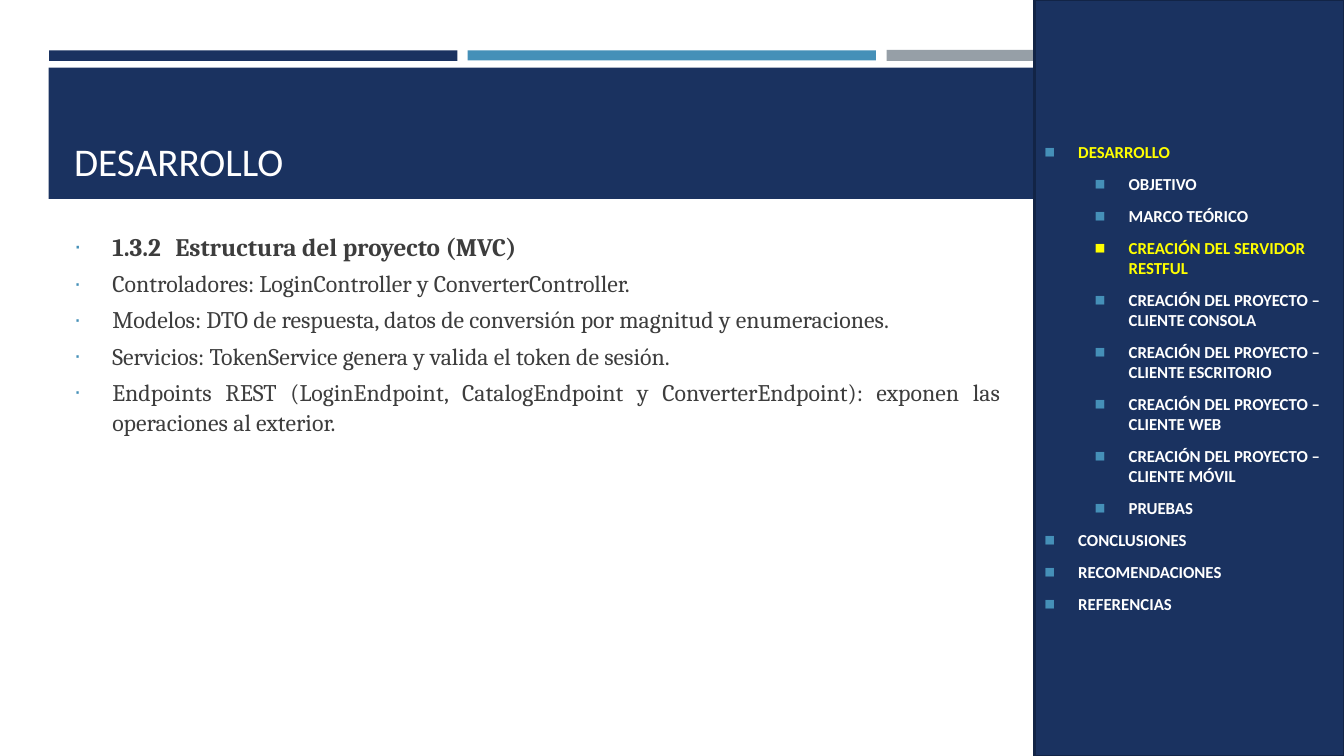
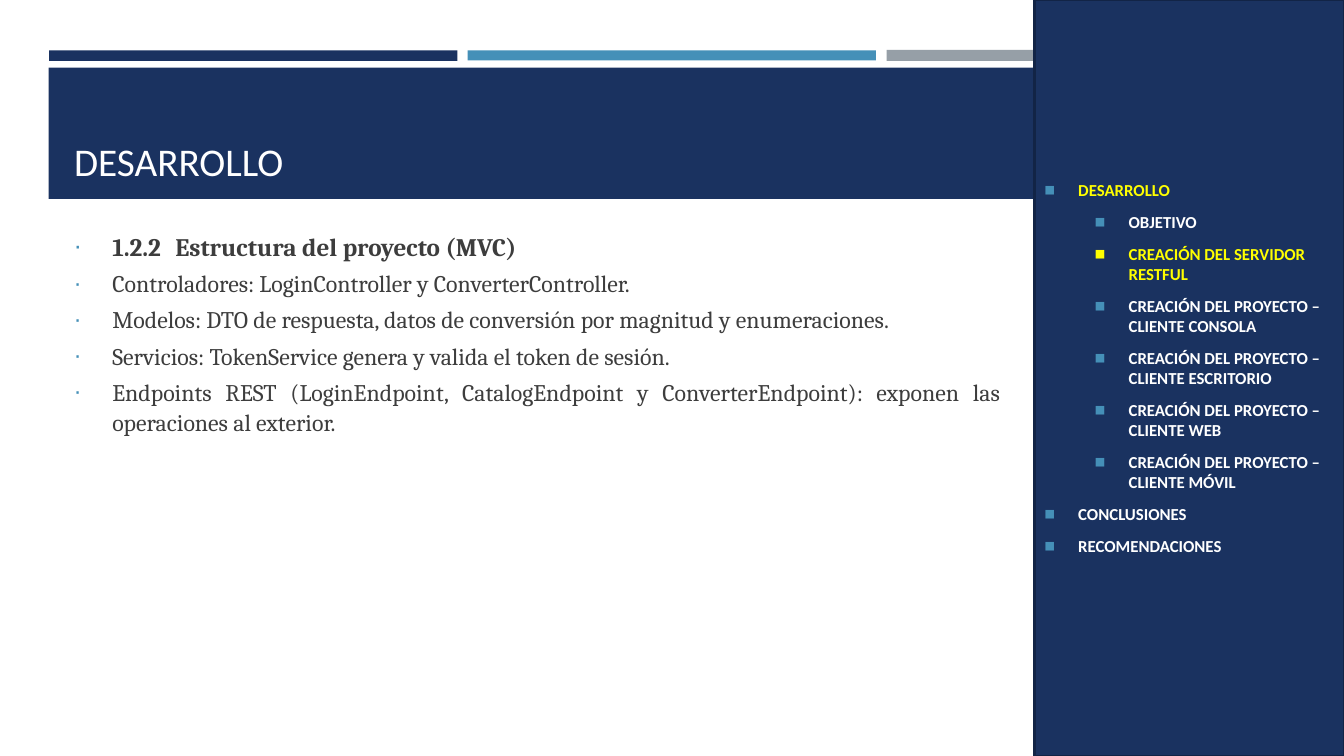
Before and after one commit to IMarcusDev/TI.1.4.-PAO202651_RESTFUL_DOTNET_SINBDD_NRC_36883_GR04, a slide deck: slide 5 of 05. DOCUMENTACION/PRESENTACION TI.1.4. RESTFUL sin BDD en DOTNET GR4.pptx (slide 9 before the commit). Drawn at 1344x756 pixels with LibreOffice and Linux fonts; fonts in the diff are those of the drawing. Boxes give left, top, right and bottom in pixels: in the first picture for what was removed or moved away, otherwise in the second. Text is boxed around its words. In the diff, an @@ line names an element or a change of style, - is before the commit and + after.

```diff
--- a/05. DOCUMENTACION/PRESENTACION TI.1.4. RESTFUL sin BDD en DOTNET GR4.pptx
+++ b/05. DOCUMENTACION/PRESENTACION TI.1.4. RESTFUL sin BDD en DOTNET GR4.pptx
@@ text in rectangle at bbox=[1129, 209, 1249, 222]: paragraph removed @@
-  ◼ MARCO TEÓRICO
@@ text at bbox=[112, 238, 517, 262]: text changed @@
-∙ 1.3.2 Estructura del proyecto (MVC)
+∙ 1.2.2 Estructura del proyecto (MVC)
@@ text in rectangle at bbox=[1129, 503, 1193, 514]: paragraph removed @@
-  ◼ PRUEBAS
@@ text in rectangle at bbox=[1078, 599, 1172, 610]: paragraph removed @@
-◼ REFERENCIAS
```
Also in this commit, not shown: 21 other slides changed, 7 slides removed.
